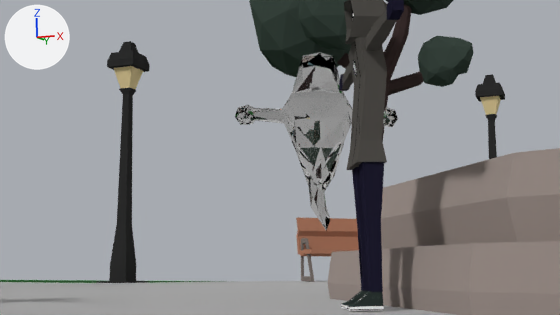
One commit to the Blender file Blender Projects/Cinematic.blend: the scene before it, then after it.
Camera for both pictures: the file's camera 'Camera'. Lighting does not change. The marker at upper left points along +X, +Y and +Z.

In view in the first picture: 'Body', 'ChairPark.003', 'Fountain', 'Hands', 'Head', 'LampPark.006', 'LampPark.011', 'Legs', 'ParkRoad', 'Tree1.003', 'friend'.
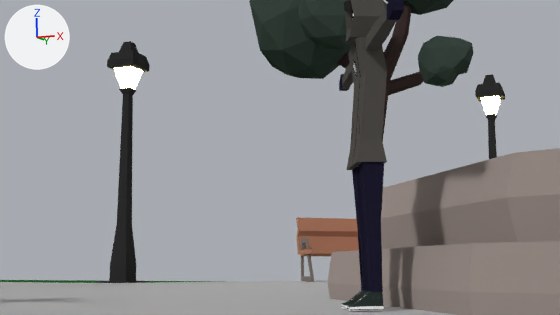
Boxes [x1, y1, x2, y2] around the edits, measured in the pictures (560 x 315 px):
'friend', hidden: before [235, 52, 398, 231]
part 1 of me_cube_036, recoloured (beige to white): [480, 96, 501, 115] in both
part 2 of me_cube_010, recoloured (beige to white): [114, 66, 143, 89] in both

Edits to the bpy script that builds the scene:
```text
Add mat_bulb:
    mat_bulb = emission_material('Bulb')
    mat_bulb.base_color = (1.0, 0.851, 0.272)  # yellow #ffee8e
    mat_bulb.strength = 16.3
Change me_cube_036:
    where me_cube_036.from_pydata(...)  # 64 vertices, 62 faces; spans x 20.38..21.66, y 31.56..32.84, z 0.0..8.83
    used by ob_lamppark_011; location = (0.0, 0.0, 0.0)
    me_cube_036 part 1: all 4 faces centred in x 20.73..21.31, y 31.91..32.48, z 7.48 switch from mat_city (picture img_texture_png_001) to mat_bulb (yellow #ffee8e)
Change me_cube_010:
    where me_cube_010.from_pydata(...)  # 64 vertices, 62 faces; spans x 8.86..10.14, y 21.6..22.88, z 0.0..8.83
    used by ob_lamppark_006; location = (0.0, 0.0, 0.0)
    me_cube_010 part 2: all 4 faces centred in x 9.21..9.78, y 21.96..22.53, z 7.48 switch from mat_city (picture img_texture_png_001) to mat_bulb (yellow #ffee8e)
Change ob_friend:
    add ob_friend.hide_render = True
```
